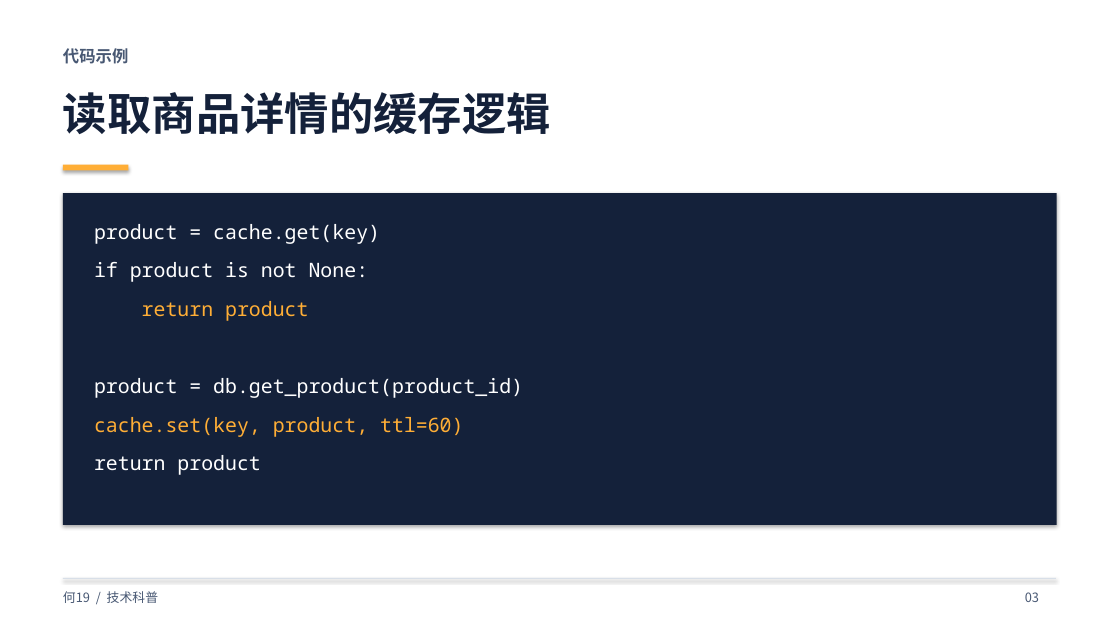
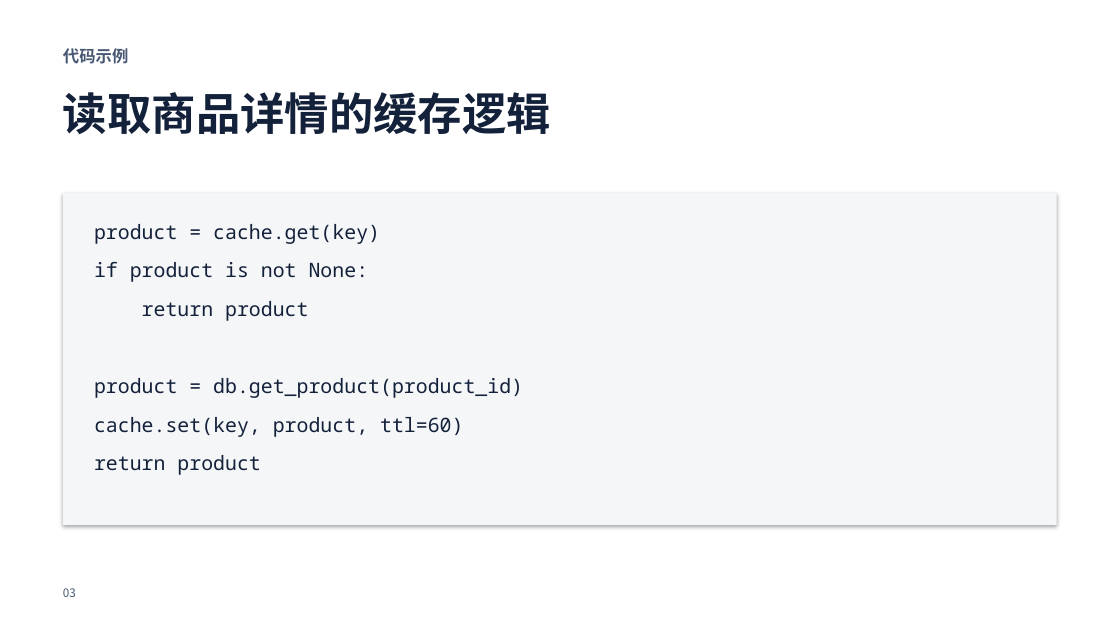
Before and after one commit to HEXING19/Personal-Band, a slide deck: slide 3 of output/he19-cache.pptx. Drawn at 1120x630 pixels with LibreOffice and Linux fonts; fonts in the diff are those of the drawing. Boxes give left, top, right and bottom in pixels: in the first picture for what was removed or moved away, otherwise in the second. Text is boxed around its words. In the diff, an @@ line names an element or a change of style, - is before the commit and + after.

```diff
--- a/output/he19-cache.pptx
+++ b/output/he19-cache.pptx
@@ rectangle removed at box(63, 165, 129, 171) @@
@@ rectangle at box(63, 193, 1057, 525): fill #14213A to #F4F6F8 @@
@@ text "return product" at box(142, 301, 308, 321): text colour #FFAE36 to #14213A @@
@@ text "cache.set(key, product, ttl=60)" at box(94, 417, 463, 437): text colour #FFAE36 to #14213A @@
@@ text colour #FFFFFF to #14213A in 4 elements at box(94, 224, 380, 244), box(94, 262, 369, 282), box(94, 378, 523, 398), box(94, 455, 260, 475) @@
@@ text "03": place and size @@
-text "03" at box(1025, 592, 1039, 602)
+text "03" at box(63, 588, 76, 597)
@@ text "03" at box(63, 588, 76, 597): size 11 to 10 pt @@
@@ rectangle removed at box(63, 578, 1056, 579) @@
@@ text removed at box(63, 591, 158, 603) @@
-何19 / 技术科普
```
Also in this commit, not shown: 4 other slides changed, 10 other files.
